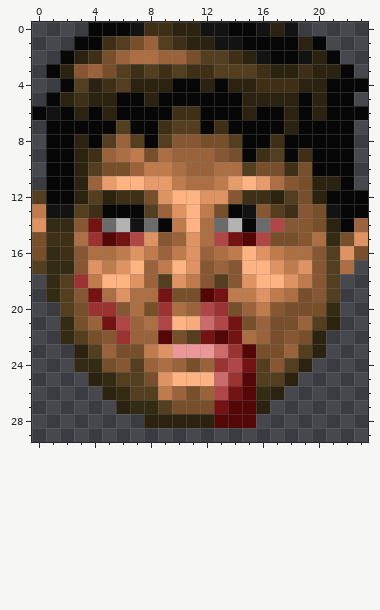
File history of a pixel-art sprite, graphics/stfst21.png. The first picture shows the starting point.
The file is 24x30 pixels.
And afterwards:
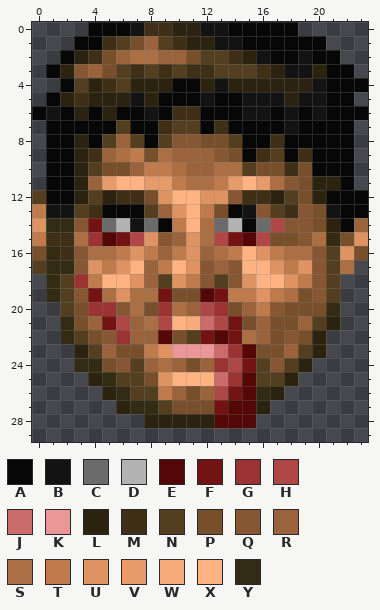
Palette (. is transparent): A #070707  B #131313  C #6b6b6b  D #b3b3b3  E #530707  F #731313  G #9b3333  H #af4747  J #cb6b6b  K #eb9797  L #2b230f  M #3f2f17  N #533f1f  P #774f2b  Q #875733  R #9b633b  S #ab6f43  T #bf7b4b  U #df9363  V #e79b6b  W #f7ab7b  X #ffb383  Y #332b13
Diff:
{"y":0,"x":16,"old":"BLB","new":"AAA"}
{"y":1,"x":19,"old":"L","new":"A"}
{"y":2,"x":20,"old":"L","new":"A"}
{"y":3,"x":18,"old":"LM","new":"BB"}
{"y":3,"x":21,"old":"L","new":"A"}
{"y":4,"x":13,"old":"A","new":"B"}
{"y":4,"x":16,"old":"MMM","new":"LLL"}
{"y":4,"x":20,"old":"L","new":"B"}
{"y":5,"x":6,"old":"AA","new":"LB"}
{"y":5,"x":12,"old":"A","new":"B"}
{"y":5,"x":15,"old":"LLL","new":"BBB"}
{"y":5,"x":19,"old":"AL","new":"BB"}
{"y":6,"x":8,"old":"A","new":"B"}
{"y":6,"x":15,"old":"LA","new":"BB"}
{"y":6,"x":18,"old":"L","new":"B"}
{"y":6,"x":20,"old":"L","new":"B"}
{"y":7,"x":18,"old":"L","new":"B"}
{"y":15,"x":0,"old":"P","new":"T"}
{"label":"changed","picture_box":[200,22,340,134]}
{"label":"changed","picture_box":[116,92,158,120]}
{"label":"changed","picture_box":[32,232,46,246]}
